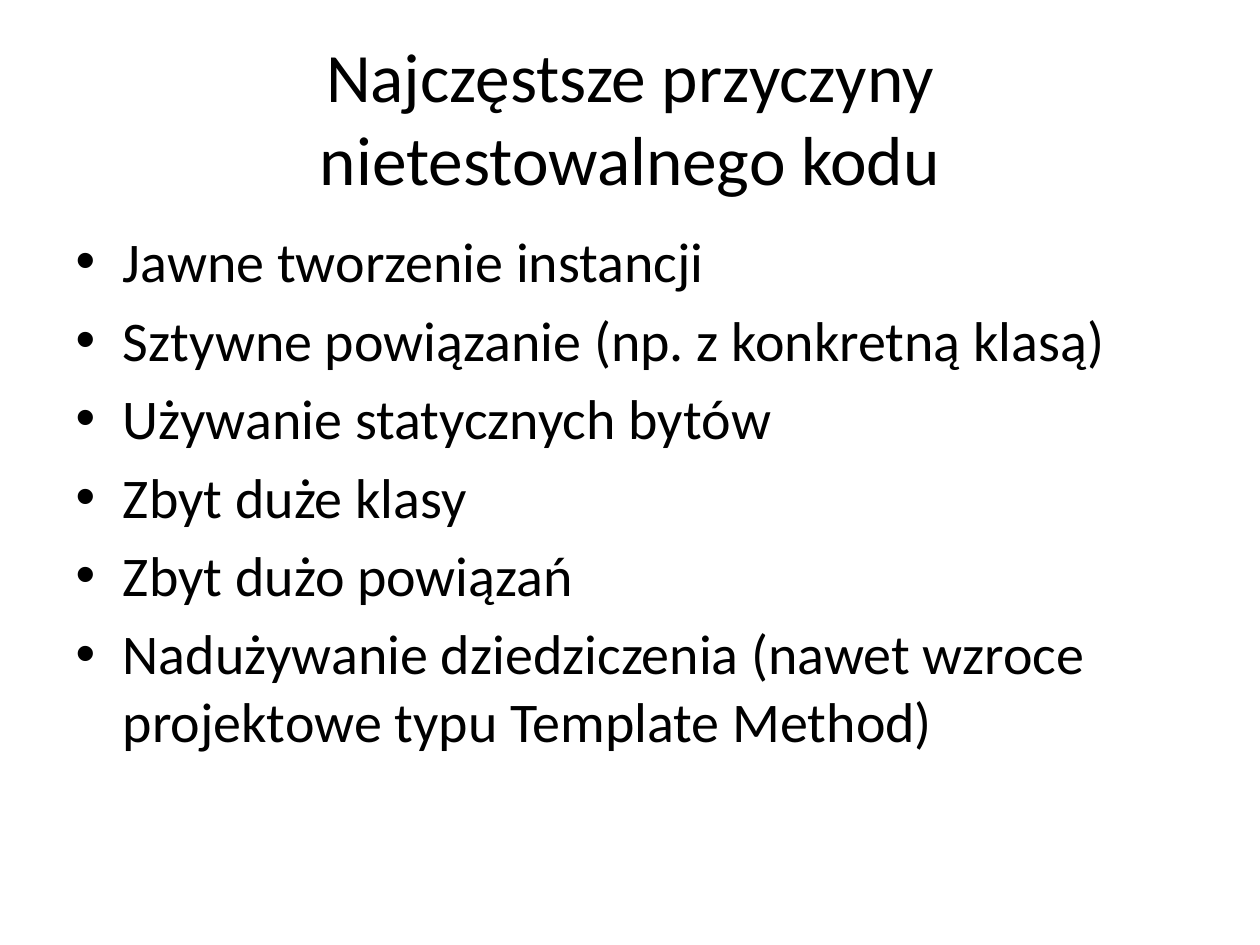
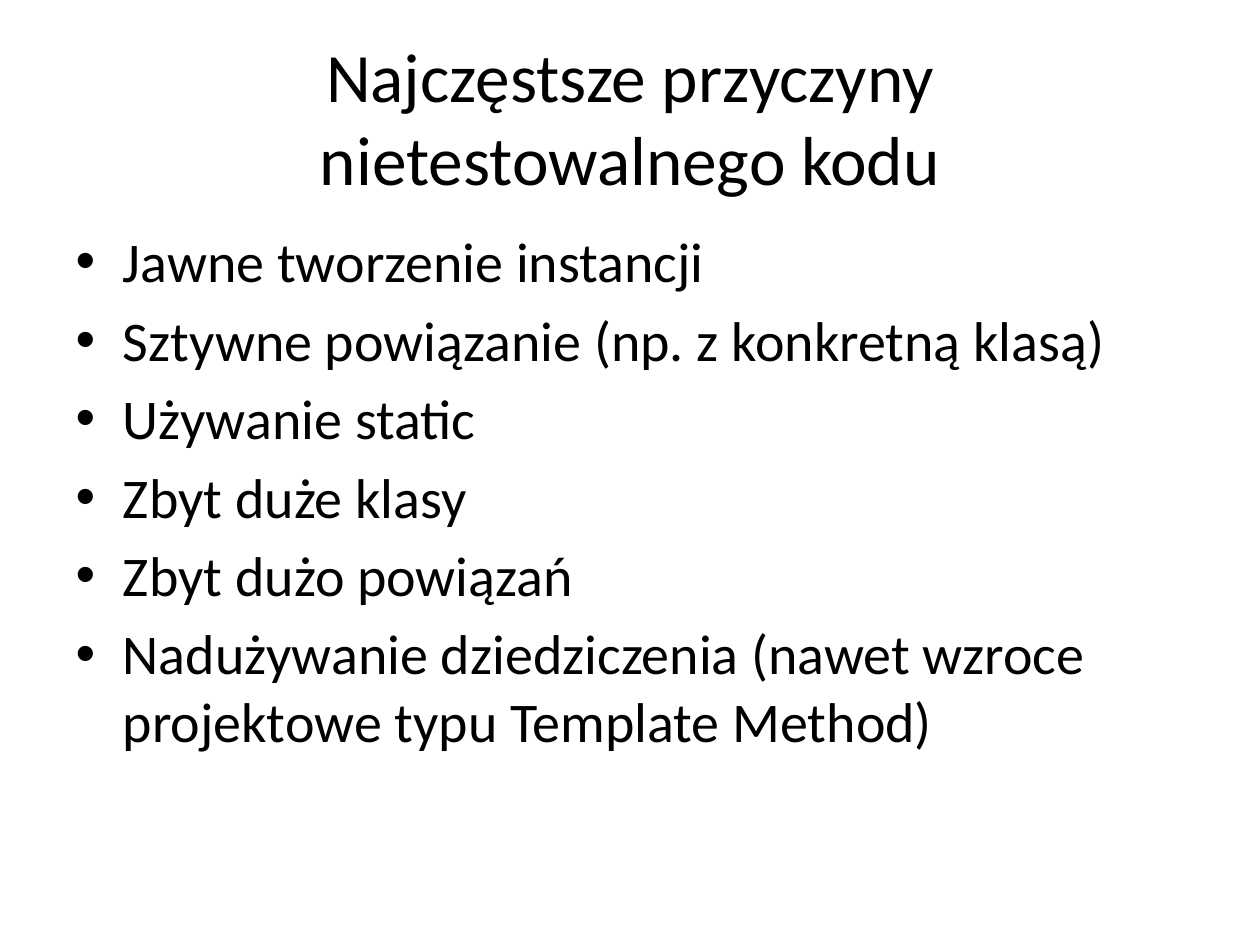
Before and after one commit to pellared/Examples, a slide deck: slide 26 of TddSample/TDD.pptx (slide 27 before the commit). Drawn at 1260x945 pixels with LibreOffice and Linux fonts; fonts in the diff are those of the drawing. Boxes give left, top, right and bottom in pixels: in the first picture for what was removed or moved away, otherwise in the second. Text is boxed around its words. In the diff, an @@ line names an element or a change of style, - is before the commit and + after.

```diff
--- a/TddSample/TDD.pptx
+++ b/TddSample/TDD.pptx
@@ text at bbox=[123, 400, 476, 448]: text changed @@
-• Używanie statycznych bytów
+• Używanie static
```
Also in this commit, not shown: 6 other slides changed, 4 slides removed, 1 other file.
